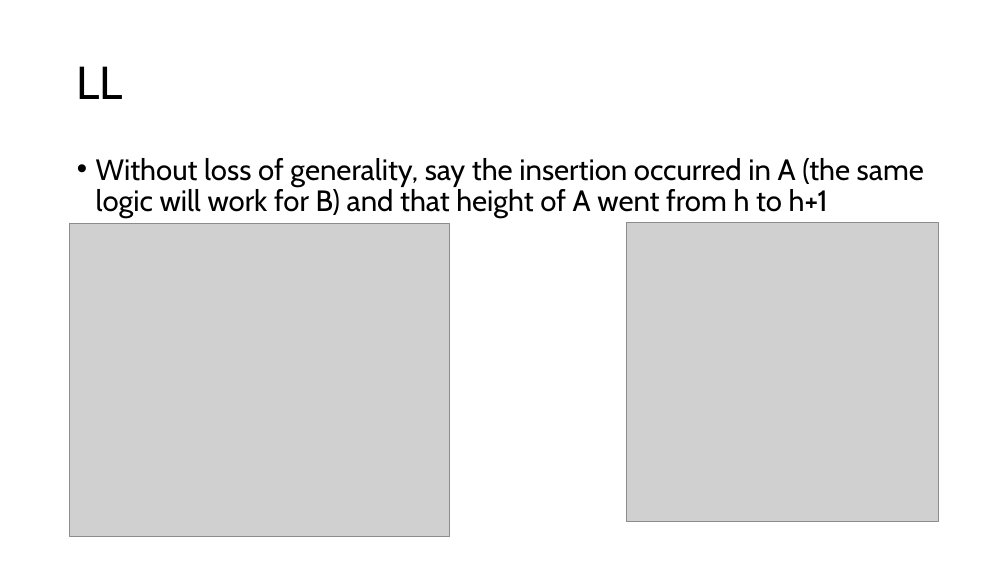
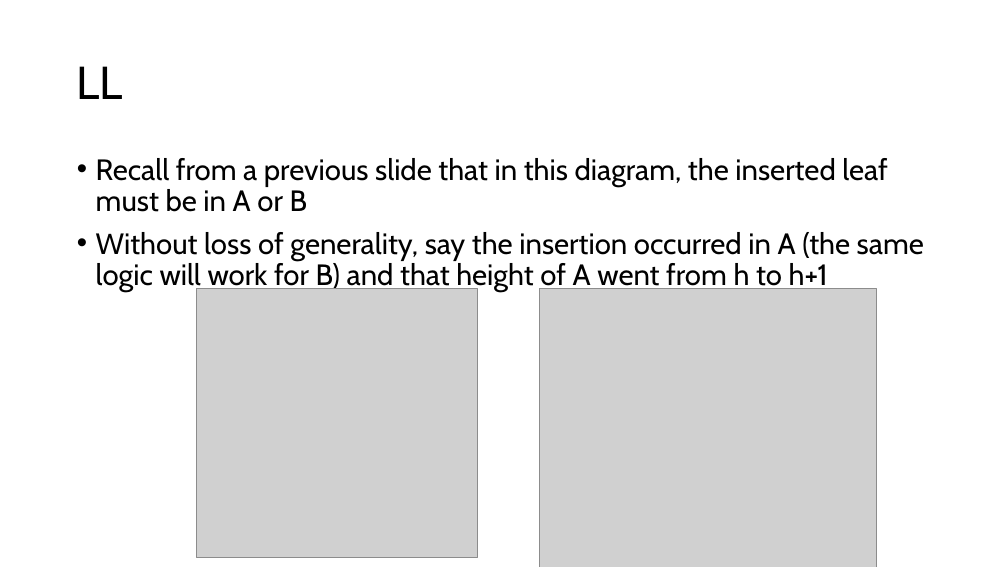
Before and after one commit to comp210ss2/comp210ss2.github.io, a slide deck: slide 19 of slides/L14_15.pptx. Drawn at 1008x567 pixels with LibreOffice and Linux fonts; fonts in the diff are those of the drawing; grey boxes stand for pictures. Boxes give left, top, right and bottom in pixels: in the first picture for what was removed or moved away, otherwise in the second. Text is boxed around its words. In the diff, an @@ line names an element or a change of style, - is before the commit and + after.

```diff
--- a/slides/L14_15.pptx
+++ b/slides/L14_15.pptx
@@ text at box(96, 158, 887, 212): paragraph added @@
+• Recall from a previous slide that in this diagram, the inserted leaf must be in A or B
@@ picture: place and size @@
-picture at box(627, 222, 939, 522)
+picture at box(197, 289, 478, 558)
@@ picture: place and size @@
-picture at box(70, 223, 450, 537)
+picture at box(540, 289, 877, 567)
```
Also in this commit, not shown: 12 other slides changed, 9 slides added, 2 other files.
